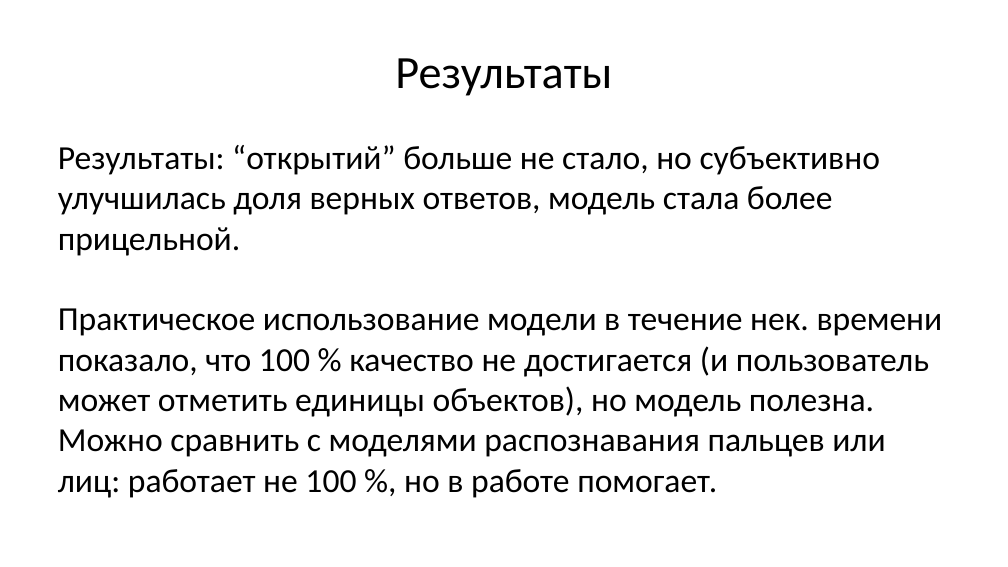
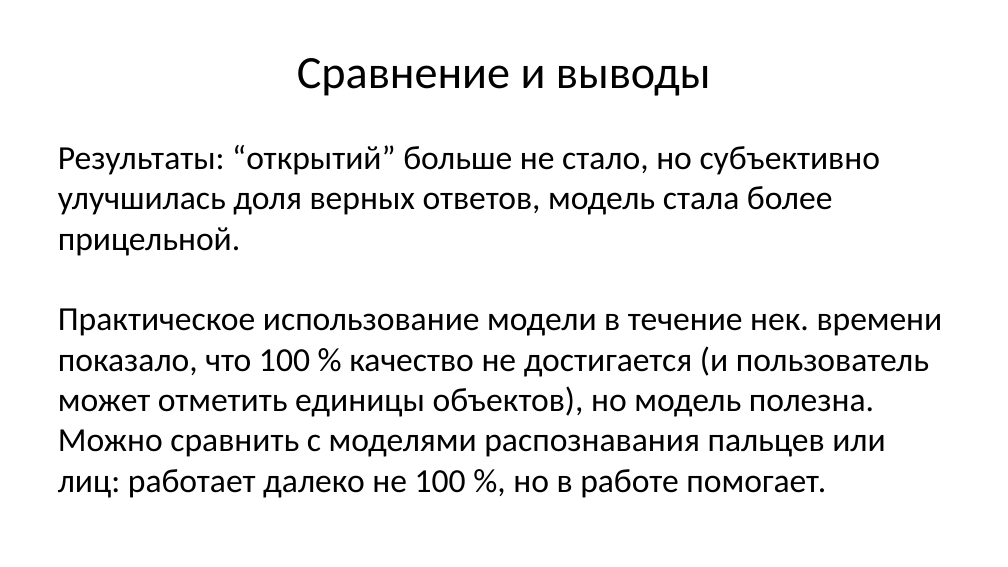
Before and after one commit to Charles-Wi/OtusML, a slide deck: slide 7 of Diploma/User cases при использовании моделей.pptx. Drawn at 1008x567 pixels with LibreOffice and Linux fonts; fonts in the diff are those of the drawing. Boxes give left, top, right and bottom in pixels: in the first picture for what was removed or moved away, otherwise in the second. Text is boxed around its words. In the diff, an @@ line names an element or a change of style, - is before the commit and + after.

```diff
--- a/Diploma/User cases при использовании моделей.pptx
+++ b/Diploma/User cases при использовании моделей.pptx
@@ title at (x1=297, y1=58, x2=711, y2=96): text changed @@
-Результаты
+Сравнение и выводы
@@ text at (x1=58, y1=308, x2=943, y2=498): text changed @@
-Практическое использование модели в течение нек. времени показало, что 100 % качество не достигается (и пользователь может отметить единицы объектов), но модель полезна. Можно сравнить с моделями распознавания пальцев или лиц: работает не 100 %, но в работе помогает.
+Практическое использование модели в течение нек. времени показало, что 100 % качество не достигается (и пользователь может отметить единицы объектов), но модель полезна. Можно сравнить с моделями распознавания пальцев или лиц: работает далеко не 100 %, но в работе помогает.
```
Also in this commit, not shown: 2 other slides changed, 1 other file.
